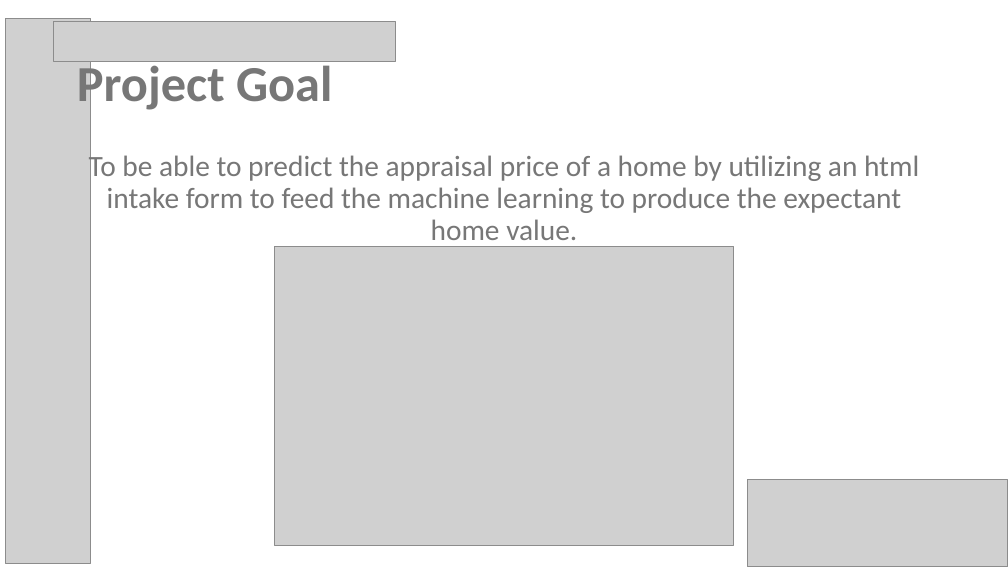
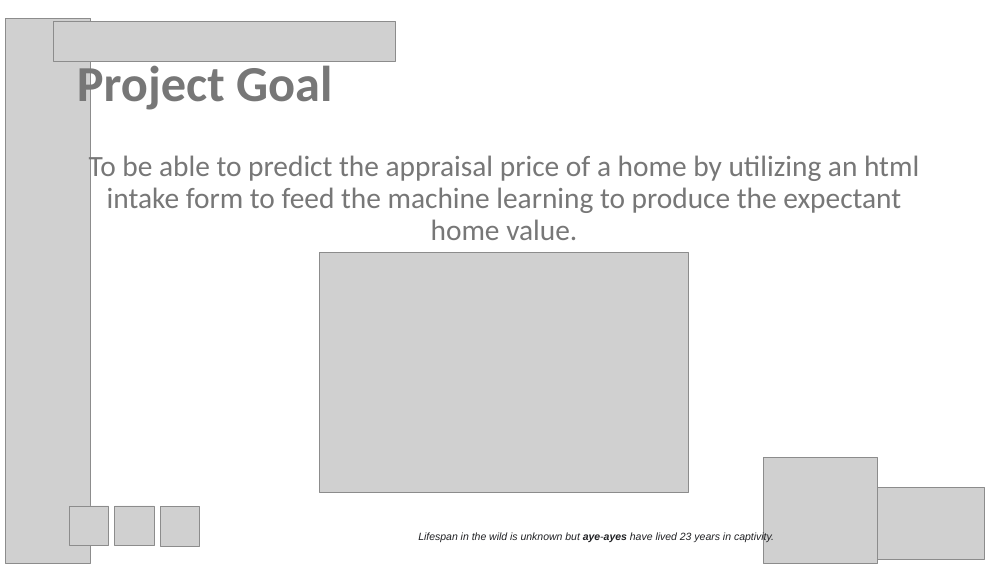
Before and after one commit to psychicesp/AI-AI, a slide deck: slide 3 of Project3_Presentation.pptx. Drawn at 1008x567 pixels with LibreOffice and Linux fonts; fonts in the diff are those of the drawing; grey boxes stand for pictures. Boxes give left, top, right and bottom in pixels: in the first picture for what was removed or moved away, otherwise in the second. Text is boxed around its words. In the diff, an @@ line names an element or a change of style, - is before the commit and + after.

```diff
--- a/Project3_Presentation.pptx
+++ b/Project3_Presentation.pptx
@@ picture: place and size @@
-picture at box(274, 247, 734, 545)
+picture at box(320, 253, 689, 492)
@@ picture added at box(764, 457, 878, 563) @@
@@ picture added at box(70, 506, 109, 545) @@
@@ picture added at box(115, 506, 154, 545) @@
@@ picture added at box(160, 507, 200, 546) @@
@@ picture: place and size @@
-picture at box(747, 480, 1008, 567)
+picture at box(771, 488, 985, 559)
@@ text added at box(418, 532, 774, 543), 10 pt, text #202124, italic @@
+Lifespan in the wild is unknown but aye-ayes have lived 23 years in captivity.
```
Also in this commit, not shown: 4 other slides changed, 5 slides added, 2 other files.
